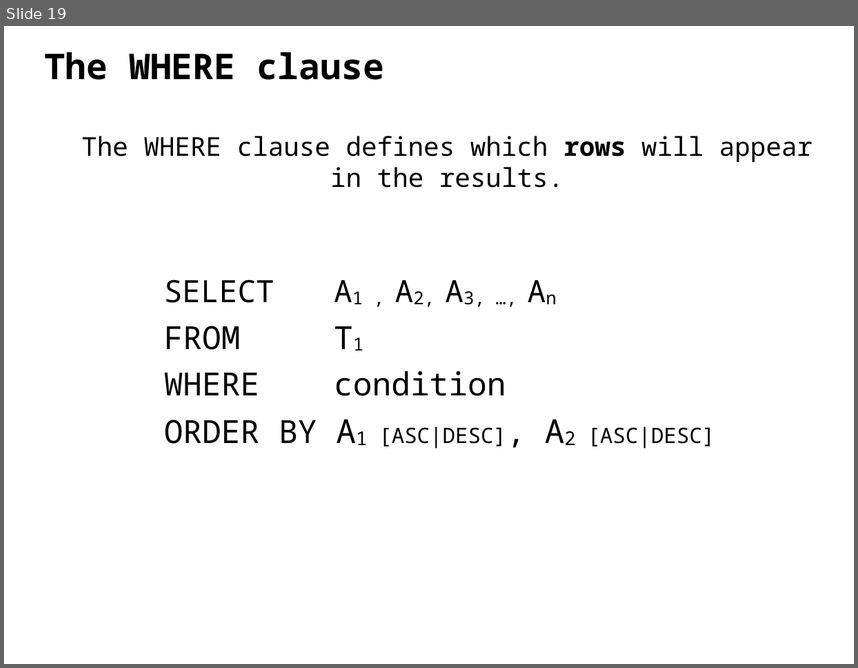
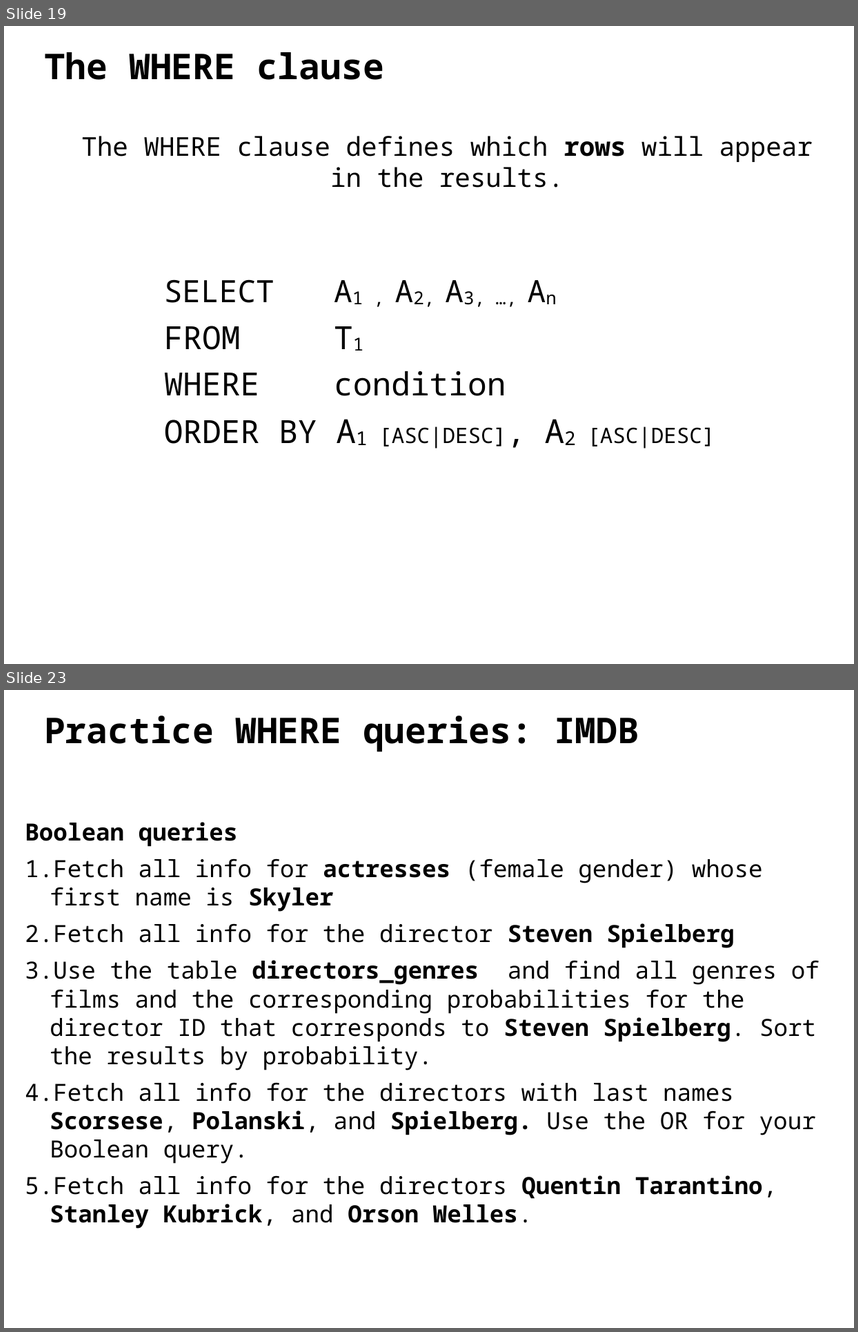
Before and after one commit to ipeirotis/introduction-to-databases, a slide deck: C-SQL.pptx. Shown one above the other, each under a label of ours: slide 19 before the commit, slides 19 and 23 after it; the slides between them are not shown. The pictures are 858x668 and 858x1332 pixels, drawn with LibreOffice and Linux fonts; fonts in the diff are those of the drawing. Boxes give left, top, right and bottom in pixels: in the first picture for what was removed or moved away, otherwise in the second. Text is boxed around its words. In the diff, an @@ line names an element or a change of style, - is before the commit and + after.

```diff
--- a/C-SQL.pptx
+++ b/C-SQL.pptx
@@ slide 23 added at <box>4,690,854,1328</box>, background #FFFFFF @@
@@ text added at <box>44,716,639,752</box>, 30 pt, text #000000, bold @@
+Practice WHERE queries: IMDB
@@ text added at <box>25,822,820,1228</box>, 20 pt, text #000000 @@
+Boolean queries
+1. Fetch all info for actresses (female gender) whose first name is Skyler
+2. Fetch all info for the director Steven Spielberg
+3. Use the table directors_genres and find all genres of films and the corresponding probabilities for the director ID that corresponds to Steven Spielberg. Sort the results by probability.
+4. Fetch all info for the directors with last names Scorsese, Polanski, and Spielberg. Use the OR for your Boolean query.
+5. Fetch all info for the directors Quentin Tarantino, Stanley Kubrick, and Orson Welles.
```
Also in this commit, not shown: 7 slides changed, 6 other slides added, 1 slide removed.
